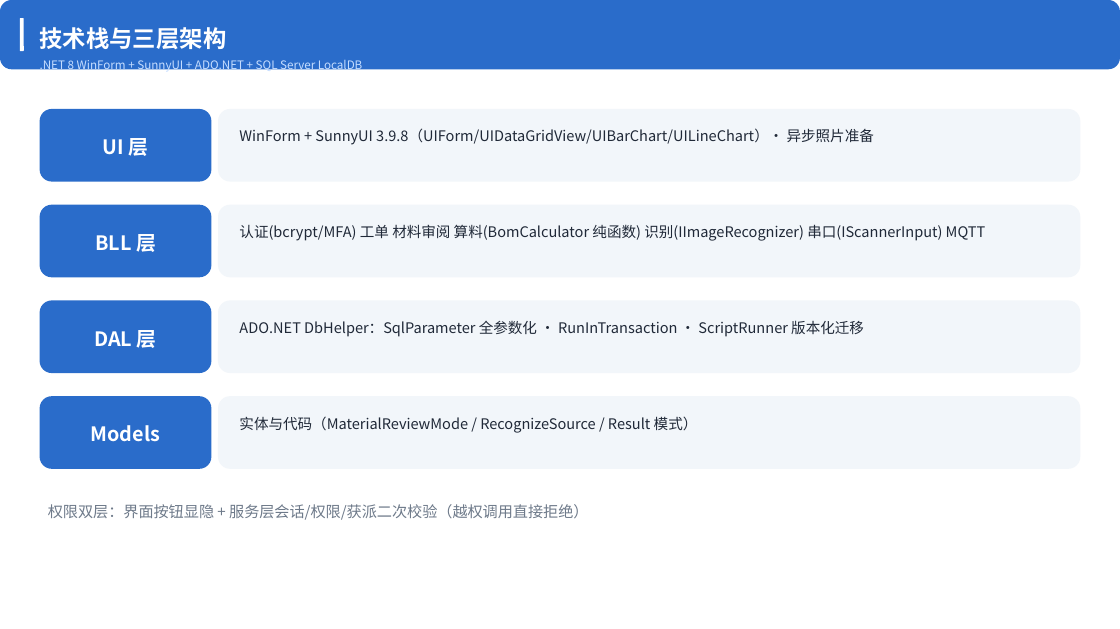
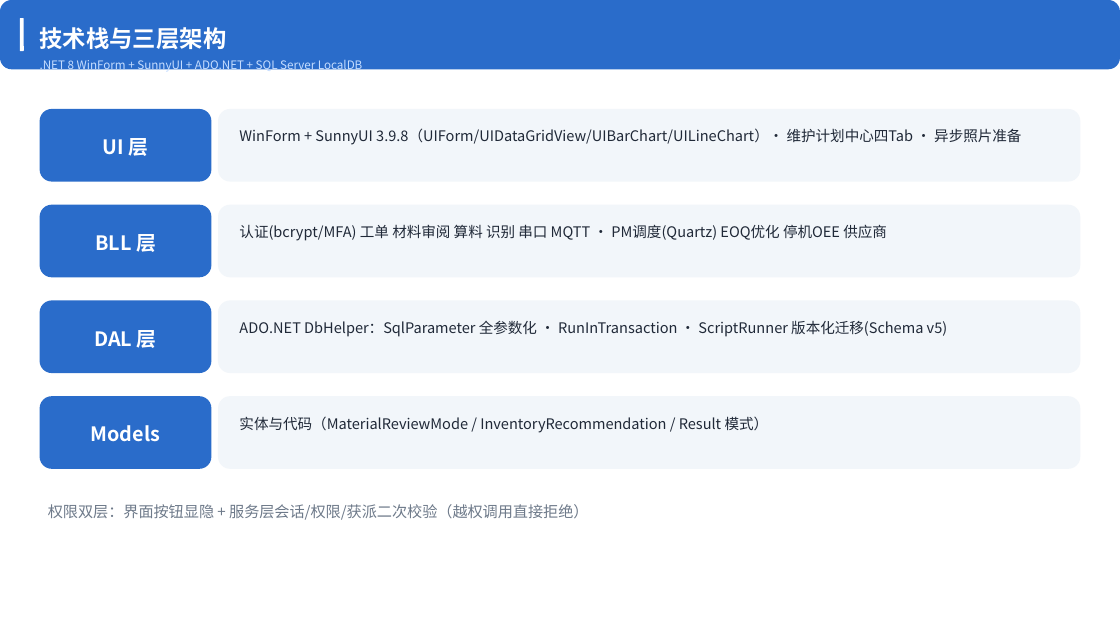
Before and after one commit to yq6666-66/IndustrialRepair, a slide deck: slide 3 of docs/答辩_工业维修智能化零件分配平台.pptx. Drawn at 1120x629 pixels with LibreOffice and Linux fonts; fonts in the diff are those of the drawing. Boxes give left, top, right and bottom in pixels: in the first picture for what was removed or moved away, otherwise in the second. Text is boxed around its words. In the diff, an @@ line names an element or a change of style, - is before the commit and + after.

```diff
--- a/docs/答辩_工业维修智能化零件分配平台.pptx
+++ b/docs/答辩_工业维修智能化零件分配平台.pptx
@@ text at <box>239,128,1021,145</box>: text changed @@
-WinForm + SunnyUI 3.9.8（UIForm/UIDataGridView/UIBarChart/UILineChart）· 异步照片准备
+WinForm + SunnyUI 3.9.8（UIForm/UIDataGridView/UIBarChart/UILineChart）· 维护计划中心四Tab · 异步照片准备
@@ text at <box>239,224,887,241</box>: text changed @@
-认证(bcrypt/MFA) 工单 材料审阅 算料(BomCalculator 纯函数) 识别(IImageRecognizer) 串口(IScannerInput) MQTT
+认证(bcrypt/MFA) 工单 材料审阅 算料 识别 串口 MQTT · PM调度(Quartz) EOQ优化 停机OEE 供应商
@@ text at <box>239,320,948,337</box>: text changed @@
-ADO.NET DbHelper：SqlParameter 全参数化 · RunInTransaction · ScriptRunner 版本化迁移
+ADO.NET DbHelper：SqlParameter 全参数化 · RunInTransaction · ScriptRunner 版本化迁移(Schema v5)
@@ text at <box>239,416,769,433</box>: text changed @@
-实体与代码（MaterialReviewMode / RecognizeSource / Result 模式）
+实体与代码（MaterialReviewMode / InventoryRecommendation / Result 模式）
```
Also in this commit, not shown: 4 other slides changed, 3 other files.
